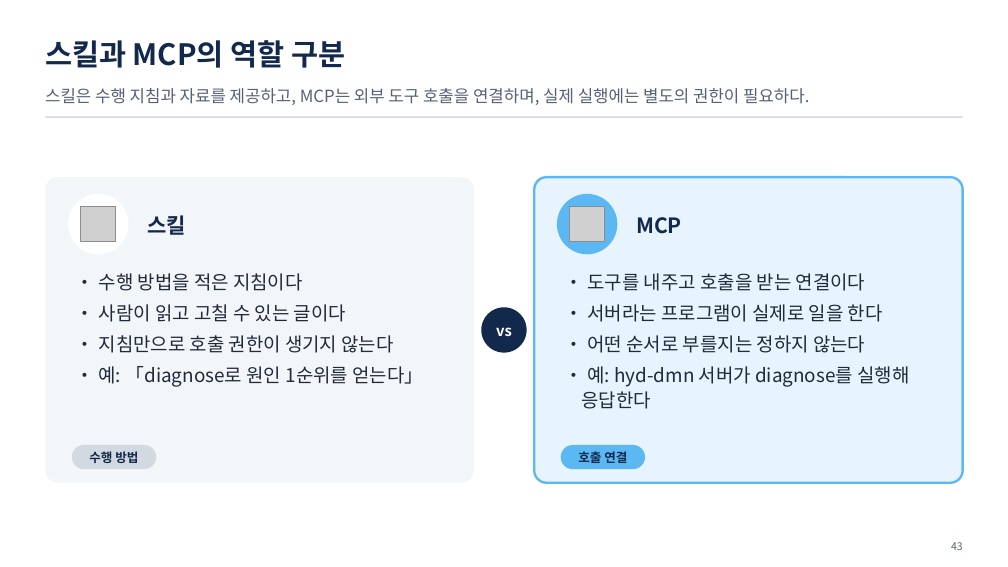
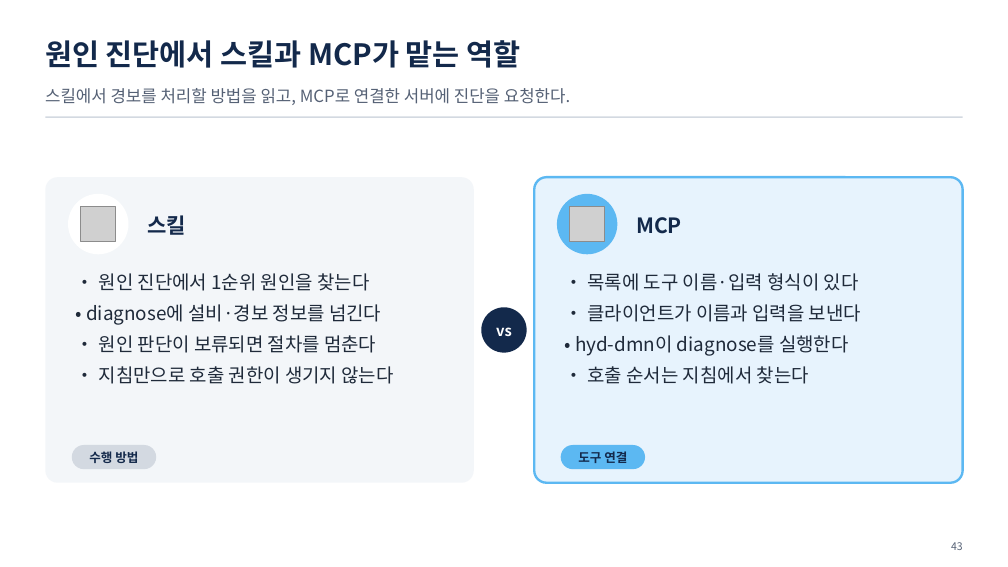
Before and after one commit to uengine-oss/hyd-iot-edu, a slide deck: slide 43 of workspace/강의제작/산출물/통합반/이론/06회차/통합반_06일차.pptx. Drawn at 1008x567 pixels with LibreOffice and Linux fonts; fonts in the diff are those of the drawing; grey boxes stand for pictures. Boxes give left, top, right and bottom in pixels: in the first picture for what was removed or moved away, otherwise in the second. Text is boxed around its words. In the diff, an @@ line names an element or a change of style, - is before the commit and + after.

Commit message:
통합반 6회차 42~45장을 실제 호출순으로 개편하고 온라인 02편 제작 입력을 확정한다

```diff
--- a/workspace/강의제작/산출물/통합반/이론/06회차/통합반_06일차.pptx
+++ b/workspace/강의제작/산출물/통합반/이론/06회차/통합반_06일차.pptx
@@ text at box(45, 40, 521, 68): text changed @@
-스킬과 MCP의 역할 구분
+원인 진단에서 스킬과 MCP가 맡는 역할
@@ text at box(45, 88, 570, 105): text changed @@
-스킬은 수행 지침과 자료를 제공하고, MCP는 외부 도구 호출을 연결하며, 실제 실행에는 별도의 권한이 필요하다.
+스킬에서 경보를 처리할 방법을 읽고, MCP로 연결한 서버에 진단을 요청한다.
@@ text at box(86, 273, 381, 353): text changed @@
-• 수행 방법을 적은 지침이다
-• 사람이 읽고 고칠 수 있는 글이다
+• 원인 진단에서 1순위 원인을 찾는다
+• diagnose에 설비·경보 정보를 넘긴다
+• 원인 판단이 보류되면 절차를 멈춘다
@@ text at box(575, 273, 861, 384): text changed @@
-• 도구를 내주고 호출을 받는 연결이다
-• 서버라는 프로그램이 실제로 일을 한다
-• 어떤 순서로 부를지는 정하지 않는다
-• 예: hyd-dmn 서버가 diagnose를 실행해 응답한다
+• 목록에 도구 이름·입력 형식이 있다
+• 클라이언트가 이름과 입력을 보낸다
+• hyd-dmn이 diagnose를 실행한다
+• 호출 순서는 지침에서 찾는다
@@ text at box(99, 366, 423, 387): paragraph removed @@
-• 예: 「diagnose로 원인 1순위를 얻는다」
@@ text at box(578, 451, 627, 463): text changed @@
-호출 연결
+도구 연결
```
Also in this commit, not shown: 3 other slides changed, 21 other files.
